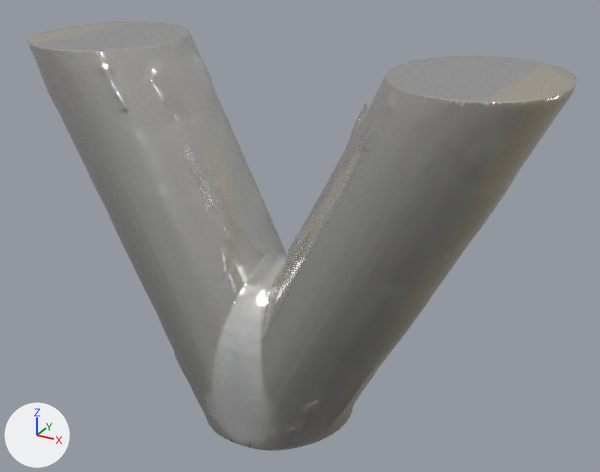
A saved change to the glTF model public/3d/work/velvett.glb.
Before and after are seen from a 50 mm lens placed at (1.38, -2.34, 1.22), pointed at (0.06, 0.05, 0.02). The lights are fixed; the arrows at lower left show +X, +Y and +Z. The first picture is the older version. Where no turn or scale is listed for an object, it has been applied to the vertices. Vertices at exactly the same position are counted once.

Script lines for the objects in view, before the commit:
```python
mat_material_0 = bpy.data.materials.new('Material_0')
mat_material_0.use_nodes = True; mat_material_0.node_tree.nodes.clear()
_N = mat_material_0.node_tree.nodes; _L = mat_material_0.node_tree.links
n0 = _N.new('ShaderNodeBsdfPrincipled'); n0.name = 'Principled BSDF'
n1 = _N.new('ShaderNodeOutputMaterial'); n1.name = 'Material Output'
n2 = _N.new('ShaderNodeTexImage'); n2.name = 'Image Texture'
n2.image = img_image_0
n3 = _N.new('ShaderNodeSeparateColor'); n3.name = 'Separate Color'
n4 = _N.new('ShaderNodeTexImage'); n4.name = 'Image Texture.001'
n4.image = img_image_1
_L.new(n0.outputs[0], n1.inputs[0])  # 'BSDF' to 'Surface'
_L.new(n2.outputs[0], n0.inputs[0])  # 'Color' to 'Base Color'
_L.new(n3.outputs[2], n0.inputs[1])  # 'Blue' to 'Metallic'
_L.new(n3.outputs[1], n0.inputs[2])  # 'Green' to 'Roughness'
_L.new(n4.outputs[0], n3.inputs[0])  # 'Color' to 'Color'
me_mesh_0 = bpy.data.meshes.new('Mesh_0')
me_mesh_0.from_pydata(...)  # 86914 vertices, 173824 faces; spans x -0.95..0.95, y -0.3..0.3, z -0.68..0.68
me_mesh_0.materials.append(mat_material_0)
ob_mesh_0 = bpy.data.objects.new('Mesh_0', me_mesh_0)
ob_mesh_0.location = (-0.001, 0.001, -0.001)
```
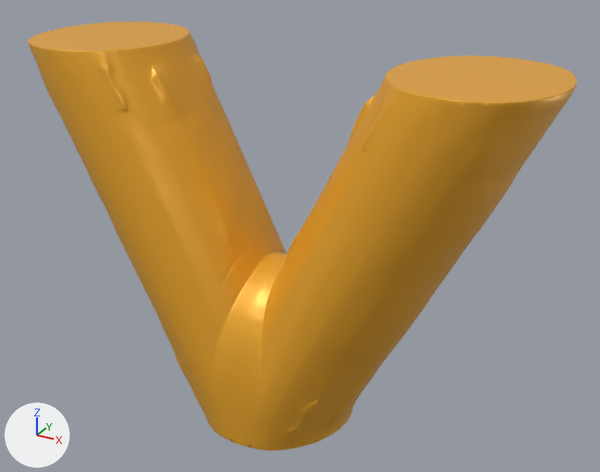
What differs and where, as boxes [x1, y1, x2, y2] in the pictures (600 x 472 px):
'Mesh_0', surface changed (grey to orange): [28, 21, 577, 451] in both

The change, as a list of edits to the scene's bpy script:
```text
Change mat_material_0:
    where n0 = _N.new('ShaderNodeBsdfPrincipled'); n0.name = 'Principled BSDF'
    add n0.inputs[0].default_value = (0.871, 0.413, 0.0273, 1.0)  # 'Base Color', orange #f0ac2e
    add n0.inputs[1].default_value = 0.25  # 'Metallic'
    add n0.inputs[2].default_value = 0.4  # 'Roughness'
    remove n2 = _N.new('ShaderNodeTexImage'); n2.name = 'Image Texture'
    remove n2.image = img_image_0
    remove n3 = _N.new('ShaderNodeSeparateColor'); n3.name = 'Separate Color'
    remove n4 = _N.new('ShaderNodeTexImage'); n4.name = 'Image Texture.001'
    remove n4.image = img_image_1
    remove _L.new(n2.outputs[0], n0.inputs[0])  # 'Color' to 'Base Color'
    remove _L.new(n3.outputs[2], n0.inputs[1])  # 'Blue' to 'Metallic'
    remove _L.new(n3.outputs[1], n0.inputs[2])  # 'Green' to 'Roughness'
    remove _L.new(n4.outputs[0], n3.inputs[0])  # 'Color' to 'Color'
Change me_mesh_0:
    where me_mesh_0.from_pydata(...)  # 86914 vertices, 173824 faces; spans x -0.95..0.95, y -0.3..0.3, z -0.68..0.68
    used by ob_mesh_0; location = (-0.001, 0.001, -0.001)
    me_mesh_0 part 1: texture (UV) coordinates changed
```
